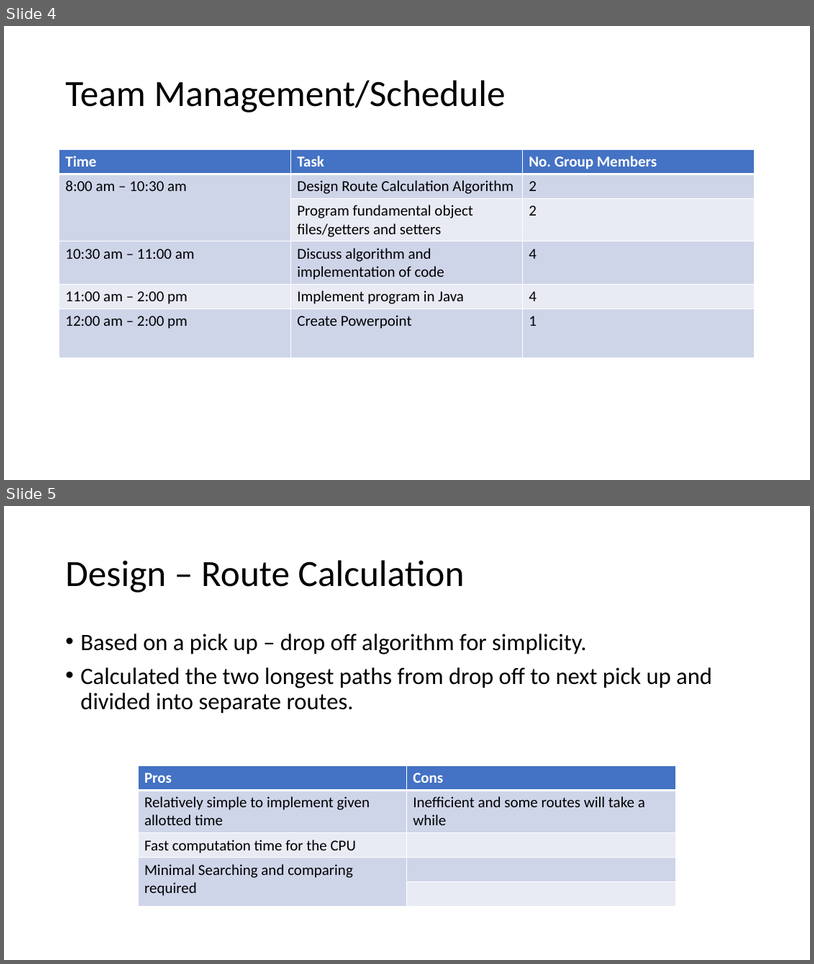
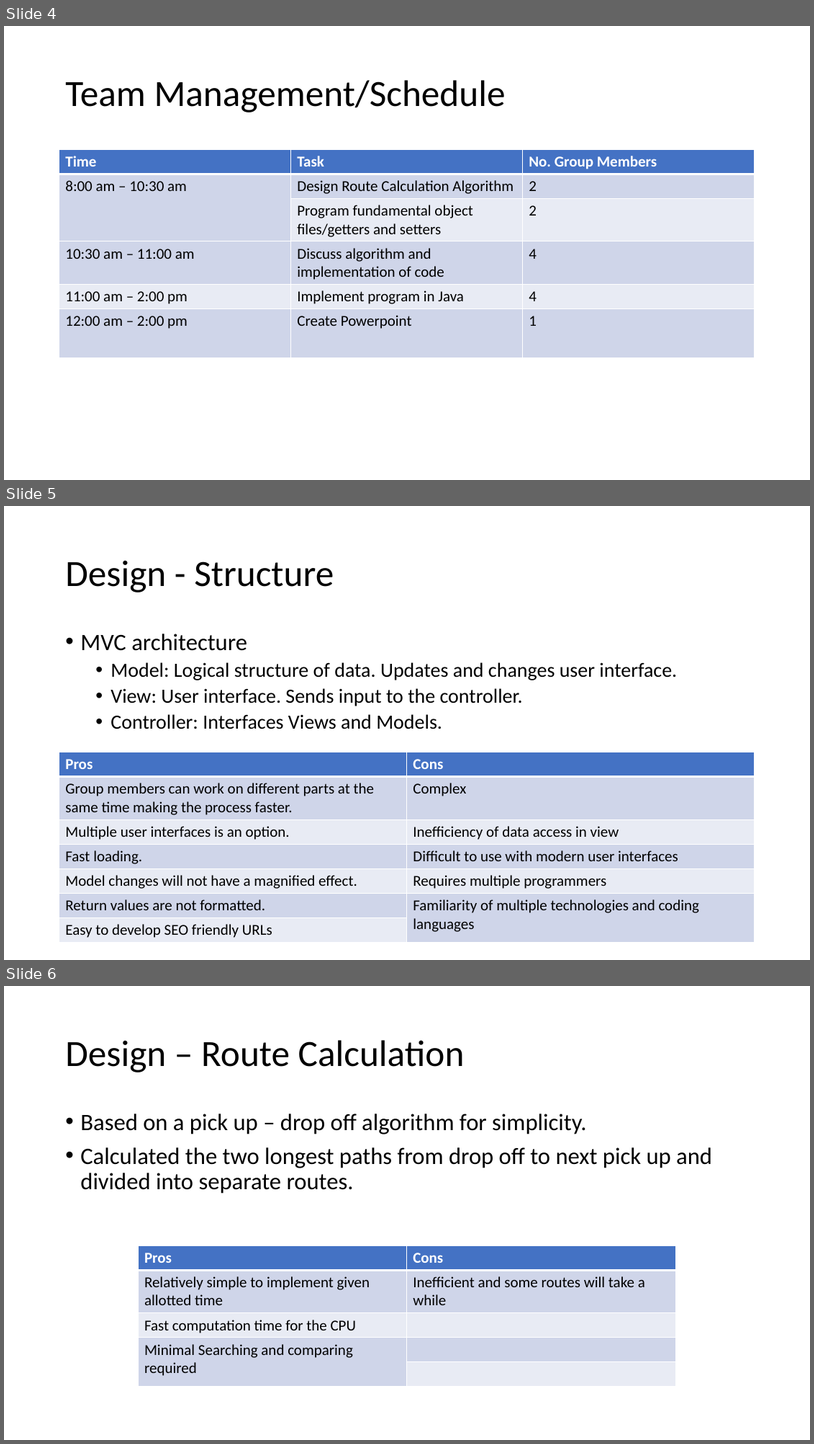
Before and after one commit to danielaguieb/SEC_2018, a slide deck: Too-Bus-Y for this.pptx. Shown one above the other, each under a label of ours: slides 4 and 5 before the commit, slides 4, 5 and 6 after it. The pictures are 814x964 and 814x1444 pixels, drawn with LibreOffice and Linux fonts; fonts in the diff are those of the drawing. Boxes give left, top, right and bottom in pixels: in the first picture for what was removed or moved away, otherwise in the second. Text is boxed around its words. In the diff, an @@ line names an element or a change of style, - is before the commit and + after.

```diff
--- a/Too-Bus-Y for this.pptx
+++ b/Too-Bus-Y for this.pptx
@@ slide 5 added at bbox=[4, 506, 810, 960], background #FFFFFF @@
@@ title added at bbox=[65, 560, 334, 592], 44 pt, text #000000 @@
+Design - Structure
@@ text added at bbox=[80, 633, 677, 729], 24 pt, text #000000 @@
+• MVC architecture
+  • Model: Logical structure of data. Updates and changes user interface.
+  • View: User interface. Sends input to the controller.
+  • Controller: Interfaces Views and Models.
@@ table added at bbox=[59, 752, 756, 941], 7 rows, 2 columns @@
+Pros | Cons
+Group members can work on different parts at the same time making the process faster. | Complex
+Multiple user interfaces is an option. | Inefficiency of data access in view
+Fast loading. | Difficult to use with modern user interfaces
+Model changes will not have a magnified effect. | Requires multiple programmers
+Return values are not formatted. | Familiarity of multiple technologies and coding languages
+Easy to develop SEO friendly URLs | 
@@ what was slide 5 is now slide 6 @@
```
Also in this commit, not shown: 1 other slide added, 1 slide removed.
